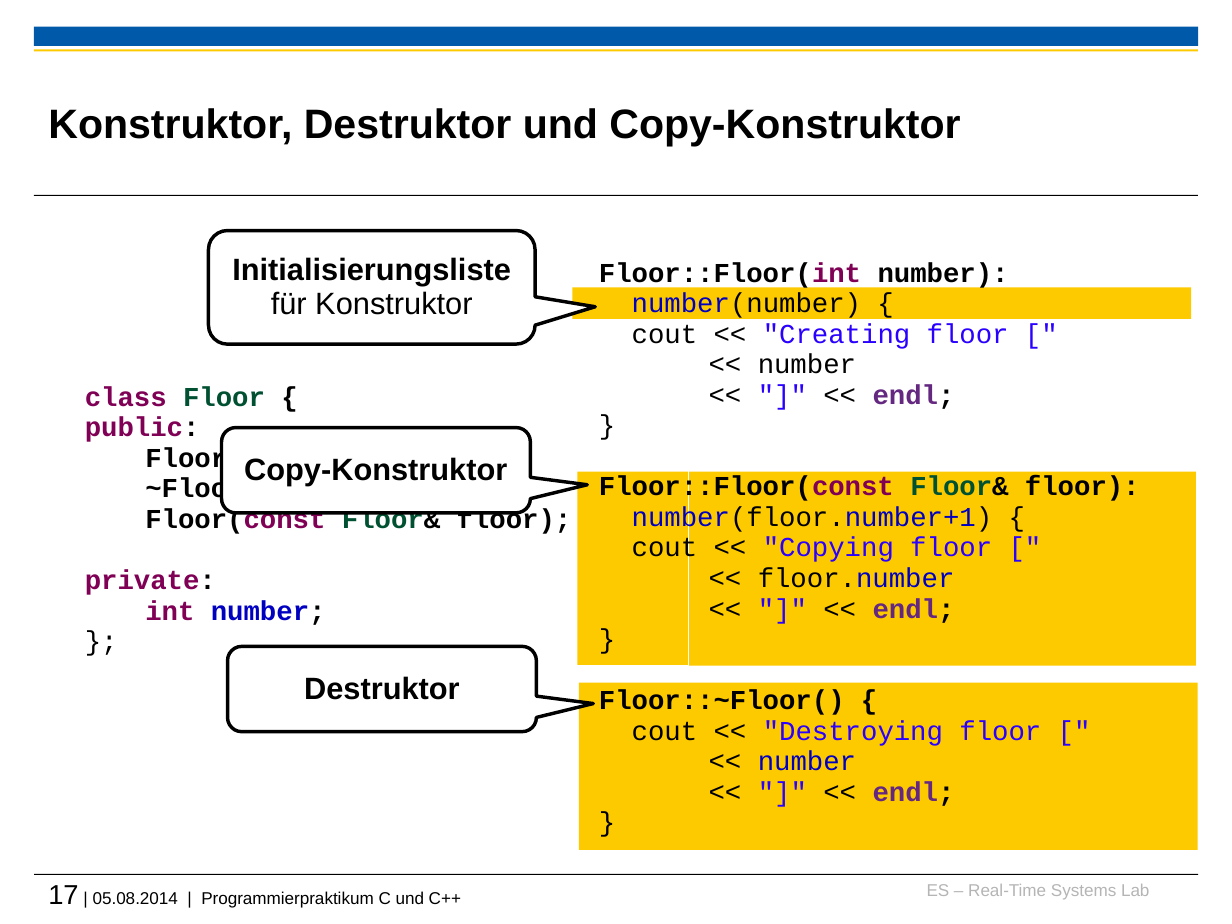
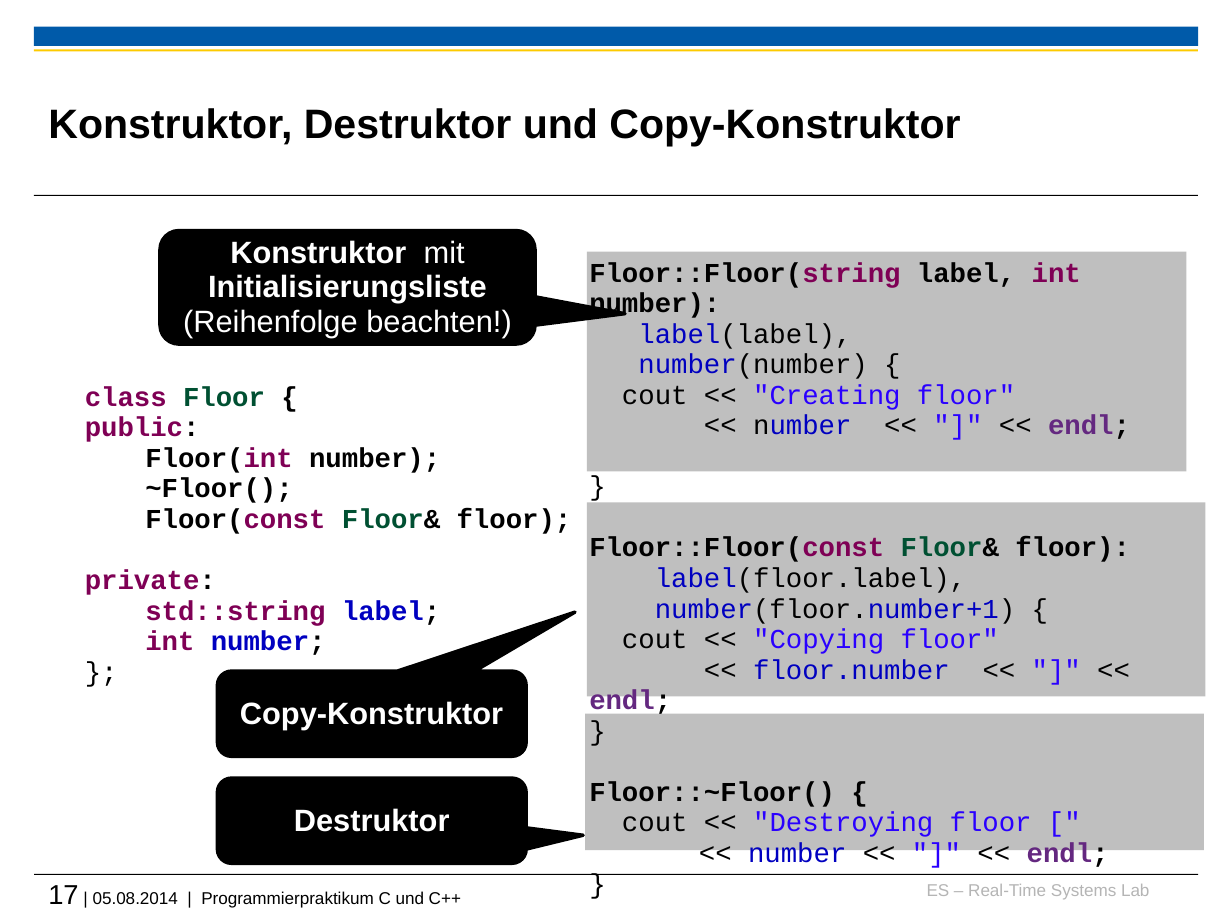
Before and after one commit to h82k/tud-cppp, a slide deck: slide 17 of Vorlesung/2 Speicherverwaltung.pptx. Drawn at 1232x924 pixels with LibreOffice and Linux fonts; fonts in the diff are those of the drawing; background and template pictures are left out. Boxes give left, top, right and bottom in pixels: in the first picture for what was removed or moved away, otherwise in the second. Text is boxed around its words. In the diff, an @@ line names an element or a change of style, - is before the commit and + after.

```diff
--- a/Vorlesung/2 Speicherverwaltung.pptx
+++ b/Vorlesung/2 Speicherverwaltung.pptx
@@ rounded speech box "Konstruktor mit Initialisierungsliste (Reihenfolge beachten! ...": place and size @@
-rounded speech box "Konstruktor mit Initialisierungsliste (Reihenfolge beachten! ..." at [208, 230, 535, 344]
+rounded speech box "Konstruktor mit Initialisierungsliste (Reihenfolge beachten! ..." at [160, 230, 535, 344]
@@ rounded speech box "Konstruktor mit Initialisierungsliste (Reihenfolge beachten! ..." at [160, 230, 535, 344]: fill #FFFFFF to #000000; proportions changed @@
@@ text in rounded speech box at [183, 240, 511, 337]: text changed; text colour #000000 to #FFFFFF @@
-Initialisierungsliste für Konstruktor
+Konstruktor mit Initialisierungsliste (Reihenfolge beachten!)
@@ text "Floor::Floor(string label, int number):": place and size @@
-text "Floor::Floor(string label, int number):" at [599, 262, 1140, 806]
+text "Floor::Floor(string label, int number):" at [589, 262, 1130, 867]
@@ fill #FDCA00 to #BFBFBF in 3 elements at [585, 713, 1204, 850], [586, 503, 1205, 697], [586, 251, 1186, 471] @@
@@ rectangle: place and size @@
-rectangle at [573, 287, 1191, 319]
+rectangle at [586, 251, 1186, 471]
@@ text at [589, 262, 1130, 439]: text changed @@
-Floor::Floor(int number):
-number(number) {
-cout << "Creating floor ["
-<< number
-<< "]" << endl;
+Floor::Floor(string label, int number):
+label(label),
+number(number) {
+cout << "Creating floor"
+<< number << "]" << endl;
@@ text "class Floor {": place and size @@
-text "class Floor {" at [73, 376, 689, 665]
+text "class Floor {" at [85, 386, 572, 655]
@@ text "class Floor {" at [85, 386, 572, 655]: outline #FFFFFF 0.75 pt to none @@
@@ rectangle: place and size @@
-rectangle at [578, 472, 1196, 667]
+rectangle at [586, 503, 1205, 697]
@@ text at [589, 568, 1016, 714]: text changed @@
-number(floor.number+1) {
-cout << "Copying floor ["
-<< floor.number
-<< "]" << endl;
+label(floor.label),
+number(floor.number+1) {
+cout << "Copying floor"
+<< floor.number << "]" << endl;
@@ text at [145, 600, 440, 626]: paragraph added @@
+std::string label;
@@ rounded speech box "Copy-Konstruktor": place and size @@
-rounded speech box "Copy-Konstruktor" at [222, 428, 531, 513]
+rounded speech box "Copy-Konstruktor" at [217, 671, 526, 756]
@@ rounded speech box "Copy-Konstruktor" at [217, 671, 526, 756]: text colour #000000 to #FFFFFF; fill #FFFFFF to #000000; proportions changed @@
@@ rectangle: place and size @@
-rectangle at [579, 683, 1198, 850]
+rectangle at [585, 713, 1204, 850]
@@ rounded speech box "Destruktor": place and size @@
-rounded speech box "Destruktor" at [228, 647, 537, 732]
+rounded speech box "Destruktor" at [217, 779, 526, 864]
@@ rounded speech box "Destruktor" at [217, 779, 526, 864]: text colour #000000 to #FFFFFF; fill #FFFFFF to #000000 @@
@@ text at [748, 843, 1109, 867]: text changed @@
-<< number
-<< "]" << endl;
+<< number << "]" << endl;
```
Also in this commit, not shown: 16 other slides changed, 2 other files.
